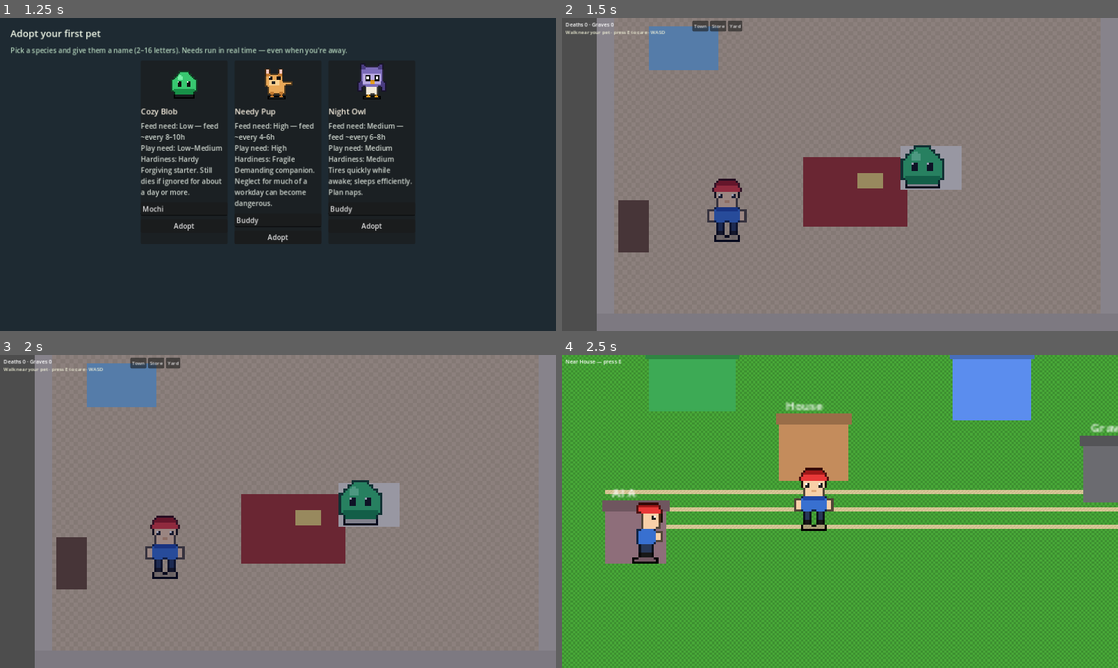
Above: before the commit, frames 1-4 (two rows, left to right).
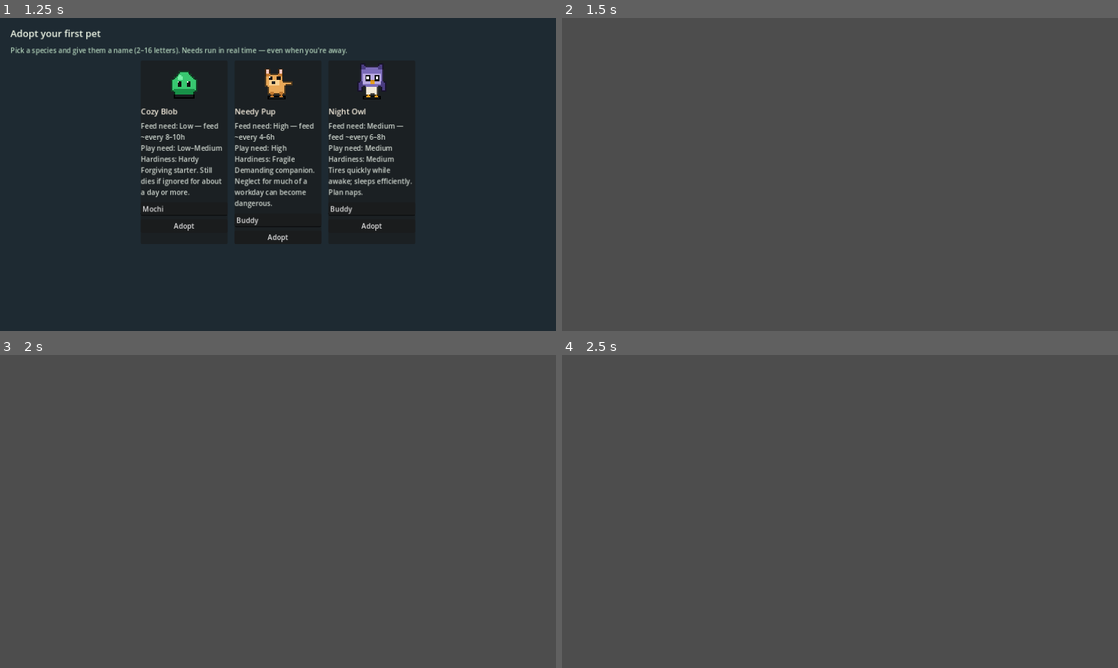
Above: after the commit, the same moments.

Repository: i-apologise/real-time-virtual-pet
Game: Godot game, scene res://scenes/main.tscn
Same seed, same stepped clock (60 frames per second), same inputs: the game is played once before the commit and once after it.
Inputs (mouse positions are in pixels of both pictures, inside the frame that each line leads up to):
- Up to frame 1 (1.25 s): click "Got it — Adopt a Pet" at 0.5 s
- Up to frame 2 (1.5 s): click "Adopt" at 1.25 s
- Up to frame 3 (2 s): no input
- Up to frame 4 (2.5 s): click (701, 364) at 2 s, where only the run before the commit has a clickable "Town"

Frame 1 is identical in both runs. In frame 2, 93% of the frame differs, in the area x 0-100%, y 0-100%; in frame 3, 93%; in frame 4, 100%.
Error after the commit: Parse Error: Function "_wire_director()" not found in base self. (res://scenes/habitat/habitat.gd:52)

Commit message:
fix: top-right need bars + Pokemon-style scrollable CARE menu
- Move stats off the pet to top-right progress bars (animations unblocked)
- E near pet opens classic vertical CARE menu
- ↑↓ / W S to scroll, Z/Enter/E confirm, X/Esc cancel
- Optional 1-6 jump-select while menu open

Diff:
--- a/scenes/habitat/habitat.gd
+++ b/scenes/habitat/habitat.gd
@@ -15,11 +15,10 @@
 var _camera: Camera2D
 var _world: Node2D
 
-# Minimal always-on HUD
+# HUD
 var _hint: Label
 var _toast: Label
 var _counter: Label
-var _action_row: HBoxContainer
 var _empty_panel: PanelContainer
 var _death_panel: PanelContainer
 var _day_overlay: ColorRect
@@ -30,10 +29,17 @@
 var _dig_accum: float = 0.0
 const DIG_HOLD_SEC := 3.0
 
-# Near-pet floating stats (not a permanent box)
-var _pet_stats_root: Node2D
-var _pet_stats_bg: Polygon2D
-var _pet_stats_label: Label
+# Top-right needs panel (progress bars — never over the pet)
+var _stats_panel: PanelContainer
+var _stat_bars: Dictionary = {}  # name -> ProgressBar
+var _stat_title: Label
+
+# Pokemon-style vertical care menu (bottom-left)
+var _care_panel: PanelContainer
+var _care_list: VBoxContainer
+var _care_labels: Array = []  # Label nodes
+var _care_actions: Array = ["feed", "walk", "play", "clean", "sleep", "wake", "cancel"]
+var _care_cursor: int = 0
 var _near_pet: bool = false
 var _care_menu_open: bool = false
 
@@ -42,7 +48,6 @@
 	y_sort_enabled = true
 	_build_room()
 	_build_actors()
-	_build_pet_stats_bubble()
 	_build_hud()
 	_wire_director()
 	if not EventBus.pet_updated.is_connected(_on_pet_updated):
@@ -157,105 +162,13 @@
 	_camera.position_smoothing_speed = 8.0
 
 
-func _build_pet_stats_bubble() -> void:
-	_pet_stats_root = Node2D.new()
-	_pet_stats_root.z_index = 500
-	_pet_stats_root.visible = false
-	_world.add_child(_pet_stats_root)
-	# speech-bubble style panel (drawn as ColorRect stack, not permanent HUD box)
-	var bg := ColorRect.new()
-	bg.size = Vector2(108, 62)
-	bg.position = Vector2(-54, -78)
-	bg.color = Color(1, 1, 1, 0.92)
-	bg.mouse_filter = Control.MOUSE_FILTER_IGNORE
-	_pet_stats_root.add_child(bg)
-	var edge := ColorRect.new()
-	edge.size = Vector2(110, 64)
-	edge.position = Vector2(-55, -79)
-	edge.color = Color(0.15, 0.15, 0.2, 0.9)
-	edge.z_index = -1
-	edge.mouse_filter = Control.MOUSE_FILTER_IGNORE
-	_pet_stats_root.add_child(edge)
-	_pet_stats_label = Label.new()
-	_pet_stats_label.position = Vector2(-50, -76)
-	_pet_stats_label.add_theme_font_size_override("font_size", 10)
-	_pet_stats_label.add_theme_color_override("font_color", Color(0.1, 0.1, 0.15))
-	_pet_stats_label.text = ""
-	_pet_stats_root.add_child(_pet_stats_label)
-
-
-func _reload_pet_sprites() -> void:
-	var sid := "blob"
-	if PetController.active_pet != null:
-		sid = String(PetController.active_pet.species_id)
-	_pet.is_pet = true
-	_pet.setup_frames(SpriteFactoryScr.pet_frames(sid), 2.0)  # same pixel scale as humans
-	_pet.setup_collision(true)
-	_apply_pet_condition_visual()
-
-
-func _condition_from_pet(p) -> String:
-	if p == null:
-		return "healthy"
-	var life := str(p.life_state)
-	if life == "DEAD":
-		return "dead"
-	if life == "DYING" or p.hunger <= 0.0 or p.energy <= 5.0:
-		return "weak"
-	if life == "CRITICAL" or p.hunger < 20.0:
-		return "hungry"
-	if p.hunger < 40.0 or p.happiness < 30.0:
-		return "hungry"
-	return "healthy"
-
-
-func _apply_pet_condition_visual() -> void:
-	if _pet == null or PetController.active_pet == null:
-		return
-	var cond := _condition_from_pet(PetController.active_pet)
-	_pet.set_condition(cond)
-	# play matching body language
-	match cond:
-		"dead":
-			_pet.play_anim(&"dead")
-		"weak":
-			_pet.play_anim(&"weak")
-		"hungry":
-			_pet.play_anim(&"hungry")
-		_:
-			if PetController.active_pet.is_sleeping():
-				_pet.play_anim(&"sleep")
-			elif PetController.active_pet.happiness >= 75.0:
-				_pet.play_anim(&"happy")
-			else:
-				_pet.play_anim(&"idle")
-
-
-func _wire_director() -> void:
-	_director = CareDirectorScr.new()
-	add_child(_director)
-	var spots := {
-		"feed": Vector2(270, 185),
-		"play": Vector2(275, 190),
-		"walk": Vector2(275, 190),
-		"clean": Vector2(280, 185),
-		"sleep": Vector2(290, 175),
-		"wake": Vector2(290, 175),
-	}
-	_director.setup(_human, _pet, spots)
-	_director.toast.connect(_show_toast)
-	_director.choreography_finished.connect(func(_a, _r):
-		_refresh_all()
-		_apply_pet_condition_visual()
-	)
-
 
 func _build_hud() -> void:
 	var layer := CanvasLayer.new()
 	layer.layer = 30
 	add_child(layer)
 
-	# Top slim bar only — NO permanent meter boxes
+	# --- Top-left: counter + hints ---
 	var top := HBoxContainer.new()
 	top.position = Vector2(8, 6)
 	layer.add_child(top)
@@ -266,38 +179,89 @@
 	top.add_child(_counter)
 
 	_hint = Label.new()
-	_hint.position = Vector2(8, 24)
-	_hint.add_theme_font_size_override("font_size", 11)
+	_hint.position = Vector2(8, 26)
+	_hint.add_theme_font_size_override("font_size", 12)
 	_hint.add_theme_color_override("font_color", Color(0.95, 0.95, 0.85))
-	_hint.text = "WASD move · walk near pet · press E to care"
+	_hint.text = "WASD move · near pet · E care menu · ↑↓ select · Z/Enter confirm"
 	layer.add_child(_hint)
 
 	_toast = Label.new()
-	_toast.position = Vector2(8, 40)
+	_toast.position = Vector2(8, 46)
 	_toast.add_theme_font_size_override("font_size", 12)
 	_toast.modulate = Color(1, 1, 0.6)
 	layer.add_child(_toast)
 
-	# Care menu: only after pressing E while near pet (not always-on)
-	_action_row = HBoxContainer.new()
-	_action_row.position = Vector2(8, 260)
-	_action_row.add_theme_constant_override("separation", 4)
-	_action_row.visible = false
-	layer.add_child(_action_row)
-	var labels := ["1 Feed", "2 Walk", "3 Play", "4 Clean", "5 Sleep", "6 Wake", "Esc Close"]
-	var actions := ["feed", "walk", "play", "clean", "sleep", "wake", "close"]
-	for i in actions.size():
-		var btn := Button.new()
-		btn.text = labels[i]
-		btn.add_theme_font_size_override("font_size", 11)
-		if actions[i] == "close":
-			btn.pressed.connect(_close_care_menu)
-		else:
-			btn.pressed.connect(_on_care.bind(StringName(actions[i])))
-		_action_row.add_child(btn)
-
+	# --- Top-right: needs progress bars (never over the pet) ---
+	_stats_panel = PanelContainer.new()
+	_stats_panel.visible = false
+	# Anchor top-right-ish for 1280 UI; use fixed pos that works with default window
+	_stats_panel.position = Vector2(1000, 8)
+	# Also set for smaller viewports via set_anchors later if needed
+	layer.add_child(_stats_panel)
+	var stats_v := VBoxContainer.new()
+	stats_v.add_theme_constant_override("separation", 4)
+	_stats_panel.add_child(stats_v)
+	_stat_title = Label.new()
+	_stat_title.text = "Pet"
+	_stat_title.add_theme_font_size_override("font_size", 13)
+	_stat_title.add_theme_color_override("font_color", Color(0.95, 0.95, 0.9))
+	stats_v.add_child(_stat_title)
+	_stat_bars.clear()
+	for stat in ["hunger", "energy", "happiness", "hygiene"]:
+		var row := HBoxContainer.new()
+		stats_v.add_child(row)
+		var lab := Label.new()
+		lab.text = stat.substr(0, 3).to_upper()
+		lab.custom_minimum_size = Vector2(36, 0)
+		lab.add_theme_font_size_override("font_size", 11)
+		lab.add_theme_color_override("font_color", Color(0.9, 0.9, 0.85))
+		row.add_child(lab)
+		var bar := ProgressBar.new()
+		bar.custom_minimum_size = Vector2(120, 14)
+		bar.max_value = 100.0
+		bar.show_percentage = false
+		row.add_child(bar)
+		_stat_bars[stat] = bar
+
+	# Place stats panel using full rect margins after layout
+	call_deferred("_place_stats_panel")
+
+	# --- Pokemon-style care menu (bottom-left) ---
+	_care_panel = PanelContainer.new()
+	_care_panel.visible = false
+	_care_panel.position = Vector2(12, 360)
+	layer.add_child(_care_panel)
+	var care_outer := VBoxContainer.new()
+	care_outer.add_theme_constant_override("separation", 2)
+	_care_panel.add_child(care_outer)
+	var care_title := Label.new()
+	care_title.text = "CARE"
+	care_title.add_theme_font_size_override("font_size", 14)
+	care_title.add_theme_color_override("font_color", Color(0.15, 0.15, 0.2))
+	care_outer.add_child(care_title)
+	var help := Label.new()
+	help.text = "↑↓  Z/Enter  X/Esc"
+	help.add_theme_font_size_override("font_size", 10)
+	help.add_theme_color_override("font_color", Color(0.35, 0.35, 0.4))
+	care_outer.add_child(help)
+	_care_list = VBoxContainer.new()
+	_care_list.add_theme_constant_override("separation", 0)
+	care_outer.add_child(_care_list)
+	_care_labels.clear()
+	var names := ["FEED", "WALK", "PLAY", "CLEAN", "SLEEP", "WAKE", "CANCEL"]
+	for i in names.size():
+		var lab2 := Label.new()
+		lab2.add_theme_font_size_override("font_size", 14)
+		lab2.add_theme_color_override("font_color", Color(0.1, 0.1, 0.15))
+		lab2.text = "  " + names[i]
+		lab2.custom_minimum_size = Vector2(140, 20)
+		_care_list.add_child(lab2)
+		_care_labels.append(lab2)
+	_refresh_care_cursor()
+
+	# Nav top
 	var nav := HBoxContainer.new()
-	nav.position = Vector2(300, 6)
+	nav.position = Vector2(8, 68)
 	layer.add_child(nav)
 	for item in [["Town", "town"], ["Store", "pet_store"], ["Yard", "graveyard"]]:
 		var b := Button.new()
@@ -353,6 +317,14 @@
 	layer.add_child(_debug)
 
 
+func _place_stats_panel() -> void:
+	# Top-right of viewport
+	if _stats_panel == null:
+		return
+	var vp := get_viewport().get_visible_rect().size
+	_stats_panel.position = Vector2(vp.x - 200, 8)
+
+
 func _panel(text: String) -> PanelContainer:
 	var p := PanelContainer.new()
 	var v := VBoxContainer.new()
@@ -365,8 +337,21 @@
 	return p
 
 
+func _refresh_care_cursor() -> void:
+	var names := ["FEED", "WALK", "PLAY", "CLEAN", "SLEEP", "WAKE", "CANCEL"]
+	for i in _care_labels.size():
+		var lab: Label = _care_labels[i]
+		if i == _care_cursor:
+			lab.text = "▶ " + names[i]
+			lab.add_theme_color_override("font_color", Color(0.85, 0.15, 0.15))
+		else:
+			lab.text = "  " + names[i]
+			lab.add_theme_color_override("font_color", Color(0.12, 0.12, 0.16))
+
+
 func _process(delta: float) -> void:
 	_update_near_pet_ui()
+	_place_stats_panel()
 	if _digging:
 		_dig_accum += delta
 		_dig_progress.value = (_dig_accum / DIG_HOLD_SEC) * 100.0
@@ -379,21 +364,23 @@
 			var r: Dictionary = PetController.complete_burial("")
 			_show_toast("Buried." if r.get("ok", false) else str(r.get("reason", "")))
 			_refresh_all()
-	# E: open care when near pet; else town door
+	# E: care menu near pet; else town door
 	if Input.is_action_just_pressed("interact"):
-		if _near_pet and PetController.active_pet != null and str(PetController.active_pet.life_state) != "DEAD":
-			if _care_menu_open:
-				_close_care_menu()
-			else:
-				_open_care_menu()
+		if _care_menu_open:
+			_confirm_care_selection()
+		elif _near_pet and PetController.active_pet != null and str(PetController.active_pet.life_state) != "DEAD":
+			_open_care_menu()
 		elif _human and _human.position.x < 40.0 and _human.position.y > 200.0:
 			SceneRouter.go("town")
 
 
 func _close_care_menu() -> void:
 	_care_menu_open = false
-	if _action_row:
-		_action_row.visible = false
+	if _care_panel:
+		_care_panel.visible = false
+	# Resume player movement
+	if _human and _director and not _director.is_busy():
+		_human.set_busy(false)
 
 
 func _open_care_menu() -> void:
@@ -405,57 +392,109 @@
 		_show_toast("Your pet has passed — use Dig Grave")
 		return
 	_care_menu_open = true
-	_action_row.visible = true
-	_show_toast("Choose a care action")
+	_care_cursor = 0
+	_refresh_care_cursor()
+	_care_panel.visible = true
+	# Freeze player while menu open (Pokemon-style)
+	if _human:
+		_human.set_busy(true)
+		_human.play_idle()
+	_show_toast("↑↓ select · Z/Enter/E confirm · X/Esc cancel")
+
+
+func _confirm_care_selection() -> void:
+	if not _care_menu_open:
+		return
+	var action: String = str(_care_actions[_care_cursor])
+	if action == "cancel":
+		_close_care_menu()
+		if _human and (_director == null or not _director.is_busy()):
+			_human.set_busy(false)
+		return
+	_on_care(StringName(action))
 
 
 func _update_near_pet_ui() -> void:
 	if _human == null or _pet == null or not _pet.visible:
 		_near_pet = false
-		_pet_stats_root.visible = false
-		if not _care_menu_open and _action_row:
-			_action_row.visible = false
+		if _stats_panel:
+			_stats_panel.visible = false
+		if not _care_menu_open and _care_panel:
+			_care_panel.visible = false
 		return
 	var dist := _human.global_position.distance_to(_pet.global_position)
 	_near_pet = dist <= NEAR_PET_DIST and PetController.active_pet != null
 	var life := ""
 	if PetController.active_pet:
 		life = str(PetController.active_pet.life_state)
-	# Leave care range → close menu
 	if not _near_pet and _care_menu_open:
 		_close_care_menu()
-	_pet_stats_root.visible = _near_pet and life != "DEAD"
-	# Action bar only when menu opened with E (not merely near)
-	if _action_row and not _care_menu_open:
-		_action_row.visible = false
-	if _near_pet and PetController.active_pet and life != "DEAD":
-		_pet_stats_root.global_position = _pet.global_position
+		if _human and (_director == null or not _director.is_busy()):
+			_human.set_busy(false)
+
+	# Top-right bars: show when living pet exists (always visible, never over sprites)
+	var show_stats := PetController.active_pet != null and life != "DEAD" and life != ""
+	if _stats_panel:
+		_stats_panel.visible = show_stats
+	if show_stats and PetController.active_pet:
 		var p = PetController.active_pet
-		var cond := _condition_from_pet(p)
-		_pet_stats_label.text = "%s\nHun %d  Ene %d\nHap %d  Hyg %d\n[%s]" % [
-			p.name,
-			int(p.hunger),
-			int(p.energy),
-			int(p.happiness),
-			int(p.hygiene),
-			cond,
-		]
-		_hint.text = "Near %s — press E to care (then 1-6)" % p.name
+		_stat_title.text = "%s  [%s]" % [p.name, _condition_from_pet(p)]
+		_stat_bars["hunger"].value = p.hunger
+		_stat_bars["energy"].value = p.energy
+		_stat_bars["happiness"].value = p.happiness
+		_stat_bars["hygiene"].value = p.hygiene
+		for k in _stat_bars:
+			_stat_bars[k].modulate = _bar_color(float(_stat_bars[k].value))
+
+	if _near_pet and life != "DEAD" and life != "":
+		_hint.text = "Near %s — E open CARE · ↑↓ · Z/Enter" % str(PetController.active_pet.name)
 	elif PetController.active_pet == null:
 		_hint.text = "Adopt a pet · WASD · E at door for town"
 	elif life == "DEAD":
 		_hint.text = "Your pet has passed — hold Dig Grave"
 	else:
-		_hint.text = "Walk near your pet · press E to care · WASD"
+		_hint.text = "Walk near pet · E for CARE menu · WASD"
+
+
+func _bar_color(v: float) -> Color:
+	if v <= 5.0:
+		return Color(1.0, 0.35, 0.35)
+	if v < 25.0:
+		return Color(1.0, 0.7, 0.3)
+	if v < 50.0:
+		return Color(1.0, 0.95, 0.4)
+	return Color(0.55, 1.0, 0.55)
 
 
 func _unhandled_input(event: InputEvent) -> void:
 	if not (event is InputEventKey and event.pressed and not event.echo):
 		return
 	var k := event as InputEventKey
-	if k.keycode == KEY_ESCAPE:
-		_close_care_menu()
-		return
+	# Pokemon-style menu navigation
+	if _care_menu_open:
+		if k.keycode == KEY_ESCAPE or k.keycode == KEY_X:
+			_close_care_menu()
+			if _human and (_director == null or not _director.is_busy()):
+				_human.set_busy(false)
+			return
+		if k.keycode == KEY_UP or k.keycode == KEY_W:
+			_care_cursor = (_care_cursor - 1 + _care_actions.size()) % _care_actions.size()
+			_refresh_care_cursor()
+			return
+		if k.keycode == KEY_DOWN or k.keycode == KEY_S:
+			_care_cursor = (_care_cursor + 1) % _care_actions.size()
+			_refresh_care_cursor()
+			return
+		if k.keycode == KEY_ENTER or k.keycode == KEY_KP_ENTER or k.keycode == KEY_Z or k.keycode == KEY_SPACE:
+			_confirm_care_selection()
+			return
+		# Optional number jump
+		if k.keycode >= KEY_1 and k.keycode <= KEY_6:
+			_care_cursor = k.keycode - KEY_1
+			_refresh_care_cursor()
+			_confirm_care_selection()
+			return
+
 	if k.keycode == KEY_F3:
 		_debug_visible = not _debug_visible
 		_debug.visible = _debug_visible
@@ -466,25 +505,9 @@
 		_dbg(3.0 * 86400.0)
 	elif k.keycode == KEY_F9:
 		_dbg(2.0 * 3600.0)
-	# 1-6 only after E opens care menu near pet
-	elif _care_menu_open and k.keycode == KEY_1:
-		_on_care(&"feed")
-	elif _care_menu_open and k.keycode == KEY_2:
-		_on_care(&"walk")
-	elif _care_menu_open and k.keycode == KEY_3:
-		_on_care(&"play")
-	elif _care_menu_open and k.keycode == KEY_4:
-		_on_care(&"clean")
-	elif _care_menu_open and k.keycode == KEY_5:
-		_on_care(&"sleep")
-	elif _care_menu_open and k.keycode == KEY_6:
-		_on_care(&"wake")
 
 
 func _on_care(action: StringName) -> void:
-	if not _care_menu_open and action != &"dig":
-		_show_toast("Press E near your pet to care")
-		return
 	if not _near_pet and action != &"dig":
 		_show_toast("Get closer to your pet")
 		_close_care_menu()
@@ -492,11 +515,17 @@
 	if _director and _director.is_busy():
 		_show_toast("…")
 		return
+	# Release menu freeze so care walk can run
+	_care_menu_open = false
+	if _care_panel:
+		_care_panel.visible = false
+	if _human:
+		_human.set_busy(false)
 	var r: Dictionary = _director.try_start_care(action)
 	if not r.get("ok", false):
 		_show_toast(str(r.get("reason", "no")))
-	else:
-		_close_care_menu()
+		if _human and not _director.is_busy():
+			_human.set_busy(false)
 
 
 func _dbg(sec: float) -> void:
Binary file added: docs/pr-screenshots/pr-pokemon-care-menu-ui.png
